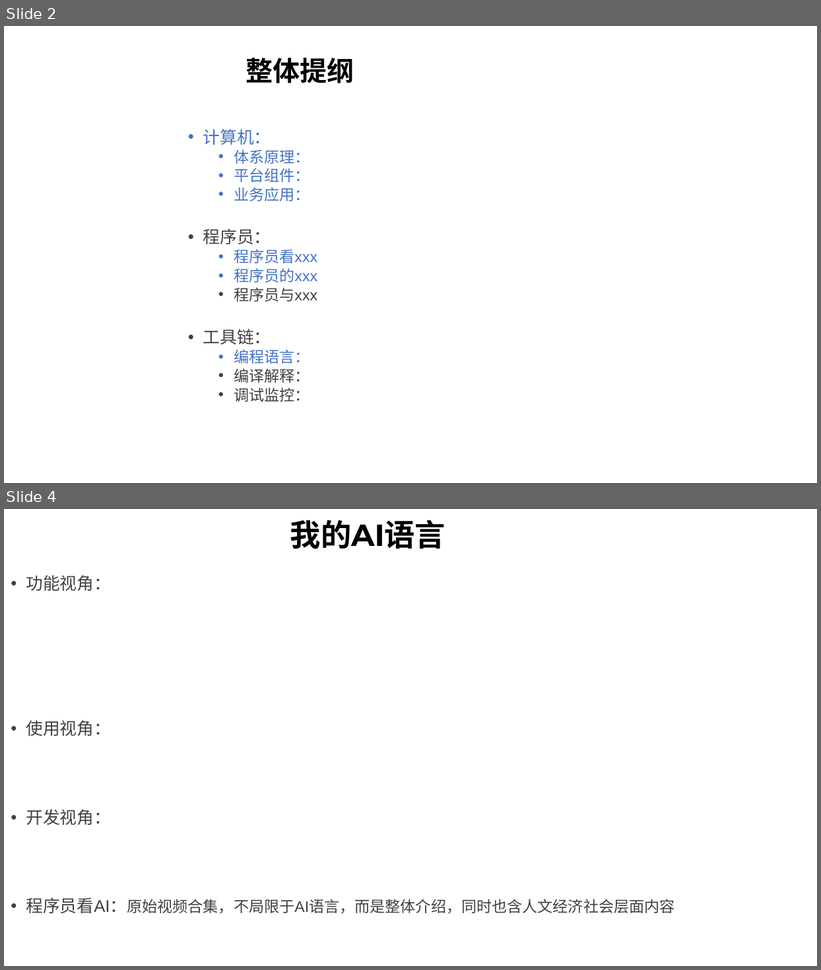
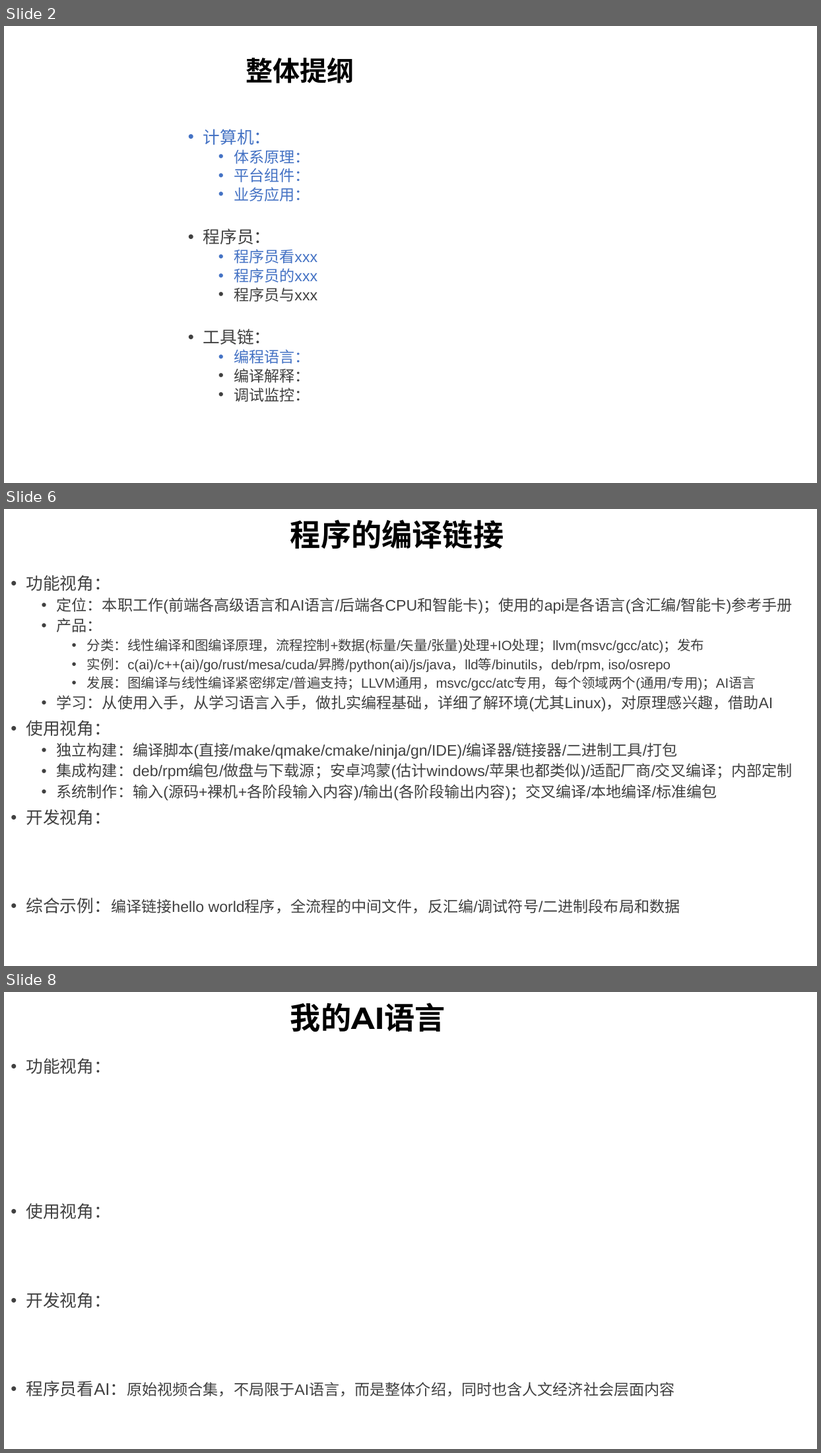
Before and after one commit to GavinKoeng/it-talks, a slide deck: it-talks.pptx. Shown one above the other, each under a label of ours: slides 2 and 4 before the commit, slides 2, 6 and 8 after it; the slides between them are not shown. The pictures are 821x970 and 821x1453 pixels, drawn with LibreOffice and Linux fonts; fonts in the diff are those of the drawing. Boxes give left, top, right and bottom in pixels: in the first picture for what was removed or moved away, otherwise in the second. Text is boxed around its words. In the diff, an @@ line names an element or a change of style, - is before the commit and + after.

Commit message:
增加"程序的编译链接"视频组提纲

```diff
--- a/it-talks.pptx
+++ b/it-talks.pptx
@@ slide 6 added at (x1=4, y1=509, x2=817, y2=966), background #FFFFFF @@
@@ title added at (x1=290, y1=520, x2=504, y2=549), 36 pt, text #000000, bold @@
+程序的编译链接
@@ text added at (x1=26, y1=575, x2=793, y2=914), 18 pt, text #404040 @@
+• 功能视角：
+  • 定位：本职工作(前端各高级语言和AI语言/后端各CPU和智能卡)；使用的api是各语言(含汇编/智能卡)参考手册
+  • 产品：
+    • 分类：线性编译和图编译原理，流程控制+数据(标量/矢量/张量)处理+IO处理；llvm(msvc/gcc/atc)；发布
+    • 实例：c(ai)/c++(ai)/go/rust/mesa/cuda/昇腾/python(ai)/js/java，lld等/binutils，deb/rpm, iso/osrepo
+    • 发展：图编译与线性编译紧密绑定/普遍支持；LLVM通用，msvc/gcc/atc专用，每个领域两个(通用/专用)；AI语言
+  • 学习：从使用入手，从学习语言入手，做扎实编程基础，详细了解环境(尤其Linux)，对原理感兴趣，借助AI
+• 使用视角：
+  • 独立构建：编译脚本(直接/make/qmake/cmake/ninja/gn/IDE)/编译器/链接器/二进制工具/打包
+  • 集成构建：deb/rpm编包/做盘与下载源；安卓鸿蒙(估计windows/苹果也都类似)/适配厂商/交叉编译；内部定制
+  • 系统制作：输入(源码+裸机+各阶段输入内容)/输出(各阶段输出内容)；交叉编译/本地编译/标准编包
+• 开发视角：
+• 综合示例：编译链接hello world程序，全流程的中间文件，反汇编/调试符号/二进制段布局和数据
@@ what was slide 4 is now slide 8 @@
```
Also in this commit, not shown: 1 slide changed, 3 other slides added, 2 other files.
